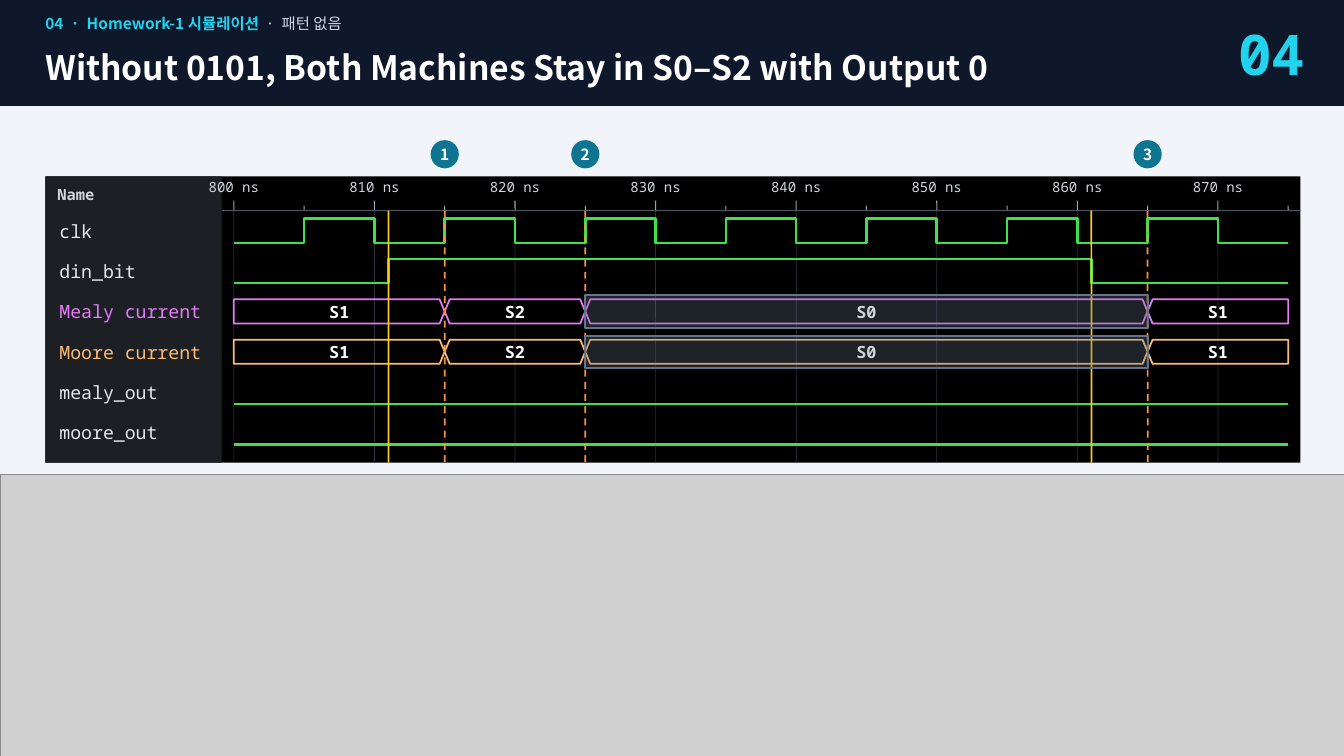
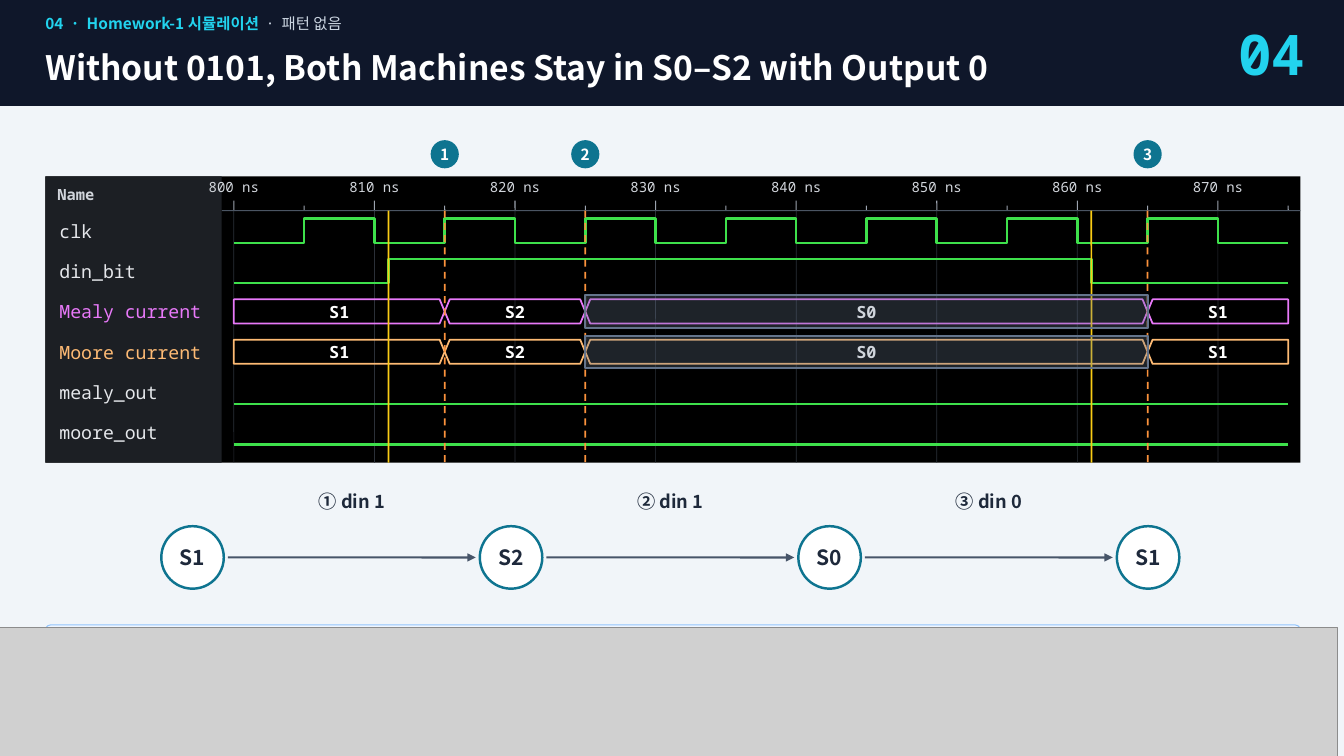
Before and after one commit to kimsacademy1234-max/System_Verilog, a slide deck: slide 19 of homework/1012_debouncer_project/Debouncer_FSM_정안성.pptx. Drawn at 1344x756 pixels with LibreOffice and Linux fonts; fonts in the diff are those of the drawing; grey boxes stand for pictures. Boxes give left, top, right and bottom in pixels: in the first picture for what was removed or moved away, otherwise in the second. Text is boxed around its words. In the diff, an @@ line names an element or a change of style, - is before the commit and + after.

```diff
--- a/homework/1012_debouncer_project/Debouncer_FSM_정안성.pptx
+++ b/homework/1012_debouncer_project/Debouncer_FSM_정안성.pptx
@@ text added at box(319, 492, 385, 510), 13 pt, text #1E293B, bold @@
+① din 1
@@ text added at box(637, 492, 704, 510), 13 pt, text #1E293B, bold @@
+② din 1
@@ text added at box(956, 492, 1022, 510), 13 pt, text #1E293B, bold @@
+③ din 0
@@ ellipse added at box(161, 526, 224, 589), fill #FFFFFF, outline #0E7490 1.75 pt @@
@@ ellipse added at box(480, 526, 542, 589), fill #FFFFFF, outline #0E7490 1.75 pt @@
@@ ellipse added at box(799, 526, 861, 589), fill #FFFFFF, outline #0E7490 1.75 pt @@
@@ ellipse added at box(1117, 526, 1180, 589), fill #FFFFFF, outline #0E7490 1.75 pt @@
@@ text added at box(180, 549, 205, 566), 15 pt, text #1E293B, bold @@
+S1
@@ arrow added from (228, 558) to (476, 558), #475569 1.5 pt @@
@@ text added at box(498, 549, 523, 566), 15 pt, text #1E293B, bold @@
+S2
@@ arrow added from (546, 558) to (795, 558), #475569 1.5 pt @@
@@ text added at box(817, 549, 842, 566), 15 pt, text #1E293B, bold @@
+S0
@@ arrow added from (865, 558) to (1113, 558), #475569 1.5 pt @@
@@ text added at box(1135, 549, 1160, 566), 15 pt, text #1E293B, bold @@
+S1
@@ picture: place and size @@
-picture at box(1, 475, 1344, 756)
+picture at box(0, 628, 1338, 756)
@@ rounded rectangle added at box(45, 625, 1301, 701), fill #EFF6FF, outline #93C5FD 0.75 pt @@
```
Also in this commit, not shown: 2 other slides changed, 10 other files.
